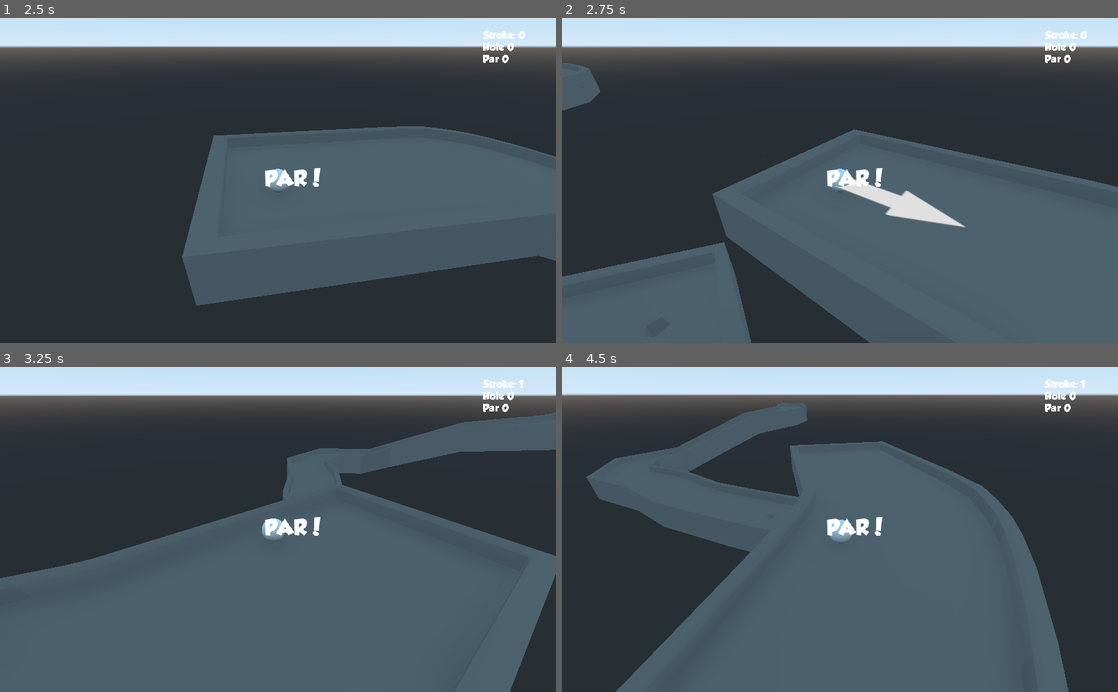
Above: before the commit, frames 1-4 (two rows, left to right).
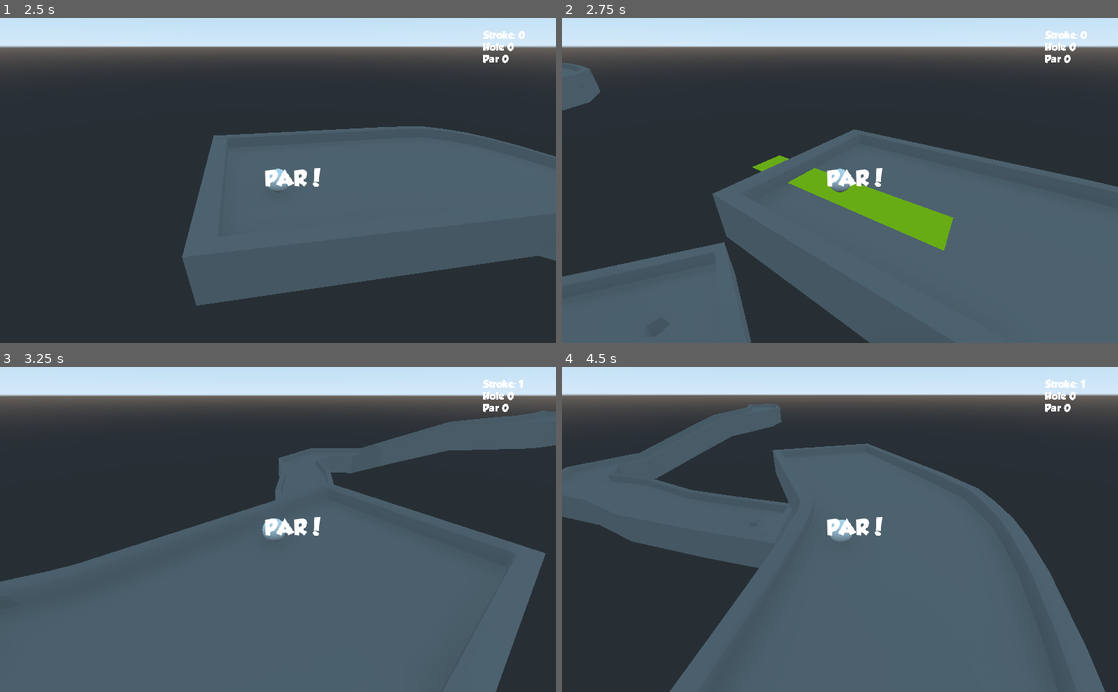
Above: after the commit, the same moments.

Repository: SlashScreen/golf
Game: Godot game, scene res://Levels/test_level.tscn
Same seed, same stepped clock (60 frames per second), same inputs: the game is played once before the commit and once after it.
Inputs (mouse positions are in pixels of both pictures, inside the frame that each line leads up to):
- Up to frame 1 (2.5 s): move the mouse to (400, 164) at 0.52 s; hold D 0.53-1.28 s; click (400, 164) at 0.67 s; move the mouse to (166, 196) at 1.27 s; hold A 1.28-2.03 s; move the mouse to (333, 109) at 2.02 s; hold D from 2.03 s (still down)
- Up to frame 2 (2.75 s): keep holding D
- Up to frame 3 (3.25 s): keep holding D; move the mouse to (250, 594) at 2.77 s; click (250, 594) at 2.92 s
- Up to frame 4 (4.5 s): move the mouse to (1006, 578) at 3.52 s; release D at 3.53 s; hold A from 3.53 s (still down); move the mouse to (673, 480) at 4.27 s

Frame 1 is identical in both runs. In frame 2, 2.8% of the frame differs, in the area x 34-73%, y 41-72%; in frame 3, 2.5%; in frame 4, 11%, in the area x 0-98%, y 11-100%.

Commit message:
made arrow shader for power color.

Diff:
--- /dev/null
+++ b/Misc/Shaders/Arrow_Shader.tres
@@ -0,0 +1,99 @@
+[gd_resource type="VisualShader" load_steps=8 format=2]
+
+[sub_resource type="VisualShaderNodeVectorCompose" id=10]
+
+[sub_resource type="VisualShaderNodeScalarOp" id=11]
+default_input_values = [ 0, 1.0, 1, 0.0 ]
+operator = 1
+
+[sub_resource type="VisualShaderNodeInput" id=1]
+input_name = "uv"
+
+[sub_resource type="VisualShaderNodeTextureUniform" id=2]
+uniform_name = "TextureUniform"
+
+[sub_resource type="VisualShaderNodeVectorOp" id=3]
+operator = 2
+
+[sub_resource type="VisualShaderNodeScalarUniform" id=4]
+uniform_name = "Power"
+
+[sub_resource type="VisualShaderNodeVectorOp" id=7]
+operator = 2
+
+[resource]
+code = "shader_type spatial;
+uniform sampler2D TextureUniform;
+uniform float Power;
+
+
+
+void vertex() {
+// Output:0
+
+}
+
+void fragment() {
+// Input:2
+	vec3 n_out2p0;
+	n_out2p0 = vec3(UV,0.0);
+
+// TextureUniform:3
+	vec3 n_out3p0;
+	float n_out3p1;
+	{
+		vec4 n_tex_read = texture( TextureUniform , n_out2p0.xy );
+		n_out3p0 = n_tex_read.rgb;
+		n_out3p1 = n_tex_read.a;
+	}
+
+// ScalarUniform:5
+	float n_out5p0;
+	n_out5p0 = Power;
+
+// ScalarOp:12
+	float n_in12p0 = 1.00000;
+	float n_out12p0;
+	n_out12p0 = n_in12p0 - n_out5p0;
+
+// VectorCompose:11
+	float n_in11p2 = 0.00000;
+	vec3 n_out11p0;
+	n_out11p0 = vec3( n_out5p0 , n_out12p0 , n_in11p2 );
+
+// VectorOp:8
+	vec3 n_out8p0;
+	n_out8p0 = n_out3p0 * n_out11p0;
+
+// VectorOp:4
+	vec3 n_out4p0;
+	n_out4p0 = n_out3p0 * n_out8p0;
+
+// Output:0
+	ALBEDO = n_out4p0;
+	ALPHA = n_out3p1;
+
+}
+
+void light() {
+// Output:0
+
+}
+"
+graph_offset = Vector2( 153.583, 161.762 )
+nodes/fragment/0/position = Vector2( 860, 160 )
+nodes/fragment/2/node = SubResource( 1 )
+nodes/fragment/2/position = Vector2( -60, 260 )
+nodes/fragment/3/node = SubResource( 2 )
+nodes/fragment/3/position = Vector2( 100, 260 )
+nodes/fragment/4/node = SubResource( 3 )
+nodes/fragment/4/position = Vector2( 480, 300 )
+nodes/fragment/5/node = SubResource( 4 )
+nodes/fragment/5/position = Vector2( -560, 160 )
+nodes/fragment/8/node = SubResource( 7 )
+nodes/fragment/8/position = Vector2( 300, 260 )
+nodes/fragment/11/node = SubResource( 10 )
+nodes/fragment/11/position = Vector2( -100, 160 )
+nodes/fragment/12/node = SubResource( 11 )
+nodes/fragment/12/position = Vector2( -300, 160 )
+nodes/fragment/connections = PoolIntArray( 2, 0, 3, 0, 3, 0, 4, 0, 4, 0, 0, 0, 8, 0, 4, 1, 3, 1, 0, 1, 12, 0, 11, 1, 5, 0, 12, 1, 5, 0, 11, 0, 11, 0, 8, 1, 3, 0, 8, 0 )
--- /dev/null
+++ b/Misc/Shaders/Arrow_Shader_Material.tres
@@ -0,0 +1,7 @@
+[gd_resource type="ShaderMaterial" load_steps=2 format=2]
+
+[ext_resource path="res://Misc/Shaders/Arrow_Shader.tres" type="Shader" id=1]
+
+[resource]
+shader = ExtResource( 1 )
+shader_param/Power = 0.36
--- a/Objects/Golf_Ball_Obj.tscn
+++ b/Objects/Golf_Ball_Obj.tscn
@@ -1,10 +1,11 @@
-[gd_scene load_steps=9 format=2]
+[gd_scene load_steps=10 format=2]
 
 [ext_resource path="res://Scripts/Golf_Ball.gd" type="Script" id=1]
-[ext_resource path="res://assets/graphics/arrow.png" type="Texture" id=2]
-[ext_resource path="res://Scripts/Arrow.gd" type="Script" id=3]
-[ext_resource path="res://Misc/default_env.tres" type="Environment" id=4]
-[ext_resource path="res://Scripts/Golf_Camera.gd" type="Script" id=5]
+[ext_resource path="res://Misc/Shaders/Arrow_Shader_Material.tres" type="Material" id=2]
+[ext_resource path="res://assets/graphics/arrow.png" type="Texture" id=3]
+[ext_resource path="res://Scripts/Arrow.gd" type="Script" id=4]
+[ext_resource path="res://Misc/default_env.tres" type="Environment" id=5]
+[ext_resource path="res://Scripts/Golf_Camera.gd" type="Script" id=6]
 
 [sub_resource type="PhysicsMaterial" id=1]
 
@@ -29,13 +30,16 @@
 material/0 = null
 
 [node name="Arrow" type="Sprite3D" parent="Ball"]
+transform = Transform( 1, 0, 0, 0, 1, 0, 0, 0, 1, 0, -0.192052, 0 )
+material_override = ExtResource( 2 )
+cast_shadow = 0
 axis = 1
-texture = ExtResource( 2 )
-script = ExtResource( 3 )
+texture = ExtResource( 3 )
+script = ExtResource( 4 )
 
 [node name="camfollow" type="Spatial" parent="Ball"]
 
 [node name="Camera" type="Camera" parent="Ball/camfollow"]
 transform = Transform( 0.999111, 0, 0, 0, 0.999111, 0, 0, 0, 0.999111, 0, 1.95166, 3.15376 )
-environment = ExtResource( 4 )
-script = ExtResource( 5 )
+environment = ExtResource( 5 )
+script = ExtResource( 6 )
--- a/Scripts/Arrow.gd
+++ b/Scripts/Arrow.gd
@@ -28,6 +28,7 @@
 			#Point arrow and set size
 			look_at(result.position,Vector3(0,1,0)) #set_rotation(Vector3(0,newdir.y,0))
 			set_scale(Vector3(1,1,d/end_dist))
+			self.material_override.set_shader_param("Power",(d/end_dist))
 			#Hit ball
 			if Input.is_mouse_button_pressed(BUTTON_LEFT): #if mouse button clicked
 				last_pos = ball.get_parent().get_translation() #set last position
